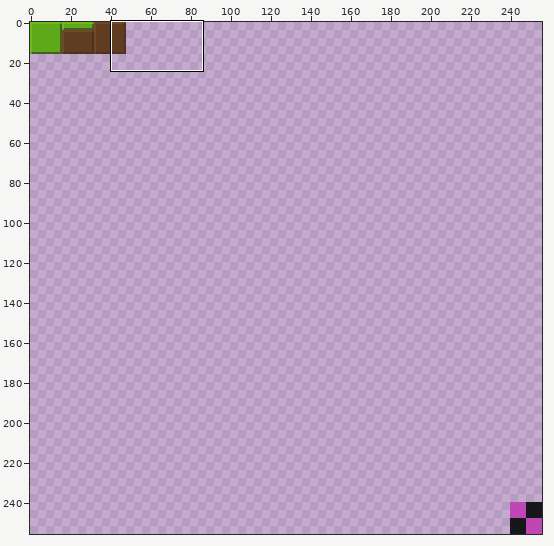
Sprite sheet -- src/block-atlas.png. The picture above shows the old version from afar; the outline marks the close-up.
Close-up. Earlier state:
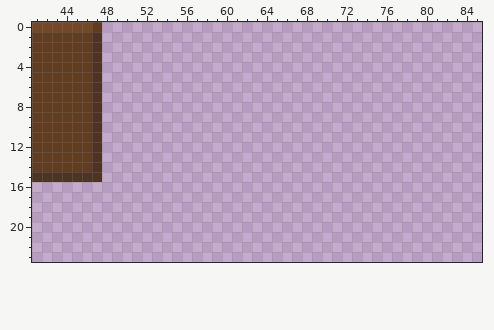
The file is 256x256 pixels. Shown: x 41..85, y 0..23.
New version:
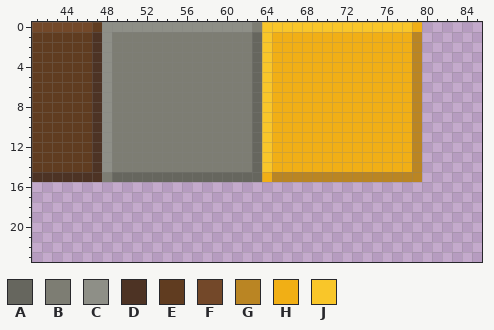
Palette (. is transparent): A #66665e  B #7d7d73  C #8e8f87  D #4d3324  E #603c20  F #734829  G #ba8523  H #f1af15  J #f9c629
From old to new:
{"y":0,"x":48,"old":"................................","new":"CCCCCCCCCCCCCCCBJJJJJJJJJJJJJJJH"}
{"y":1,"x":48,"old":"................................","new":"CBBBBBBBBBBBBBBAJHHHHHHHHHHHHHHG"}
{"y":2,"x":48,"old":"................................","new":"CBBBBBBBBBBBBBBAJHHHHHHHHHHHHHHG"}
{"y":3,"x":48,"old":"................................","new":"CBBBBBBBBBBBBBBAJHHHHHHHHHHHHHHG"}
{"y":4,"x":48,"old":"................................","new":"CBBBBBBBBBBBBBBAJHHHHHHHHHHHHHHG"}
{"y":5,"x":48,"old":"................................","new":"CBBBBBBBBBBBBBBAJHHHHHHHHHHHHHHG"}
{"y":6,"x":48,"old":"................................","new":"CBBBBBBBBBBBBBBAJHHHHHHHHHHHHHHG"}
{"y":7,"x":48,"old":"................................","new":"CBBBBBBBBBBBBBBAJHHHHHHHHHHHHHHG"}
{"y":8,"x":48,"old":"................................","new":"CBBBBBBBBBBBBBBAJHHHHHHHHHHHHHHG"}
{"y":9,"x":48,"old":"................................","new":"CBBBBBBBBBBBBBBAJHHHHHHHHHHHHHHG"}
{"y":10,"x":48,"old":"................................","new":"CBBBBBBBBBBBBBBAJHHHHHHHHHHHHHHG"}
{"y":11,"x":48,"old":"................................","new":"CBBBBBBBBBBBBBBAJHHHHHHHHHHHHHHG"}
{"y":12,"x":48,"old":"................................","new":"CBBBBBBBBBBBBBBAJHHHHHHHHHHHHHHG"}
{"y":13,"x":48,"old":"................................","new":"CBBBBBBBBBBBBBBAJHHHHHHHHHHHHHHG"}
{"y":14,"x":48,"old":"................................","new":"CBBBBBBBBBBBBBBAJHHHHHHHHHHHHHHG"}
{"y":15,"x":48,"old":"................................","new":"BAAAAAAAAAAAAAAAHGGGGGGGGGGGGGGG"}
